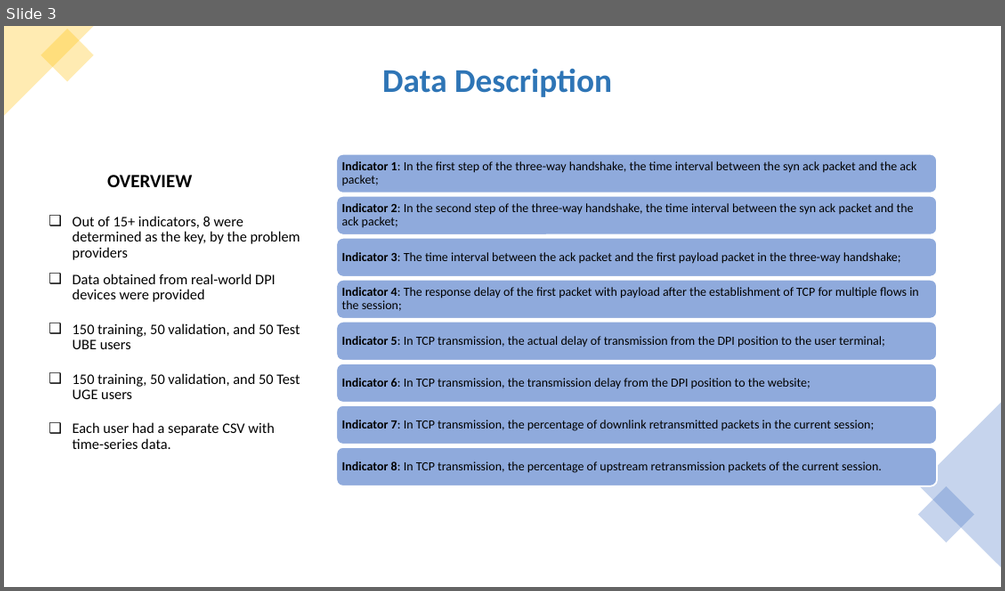
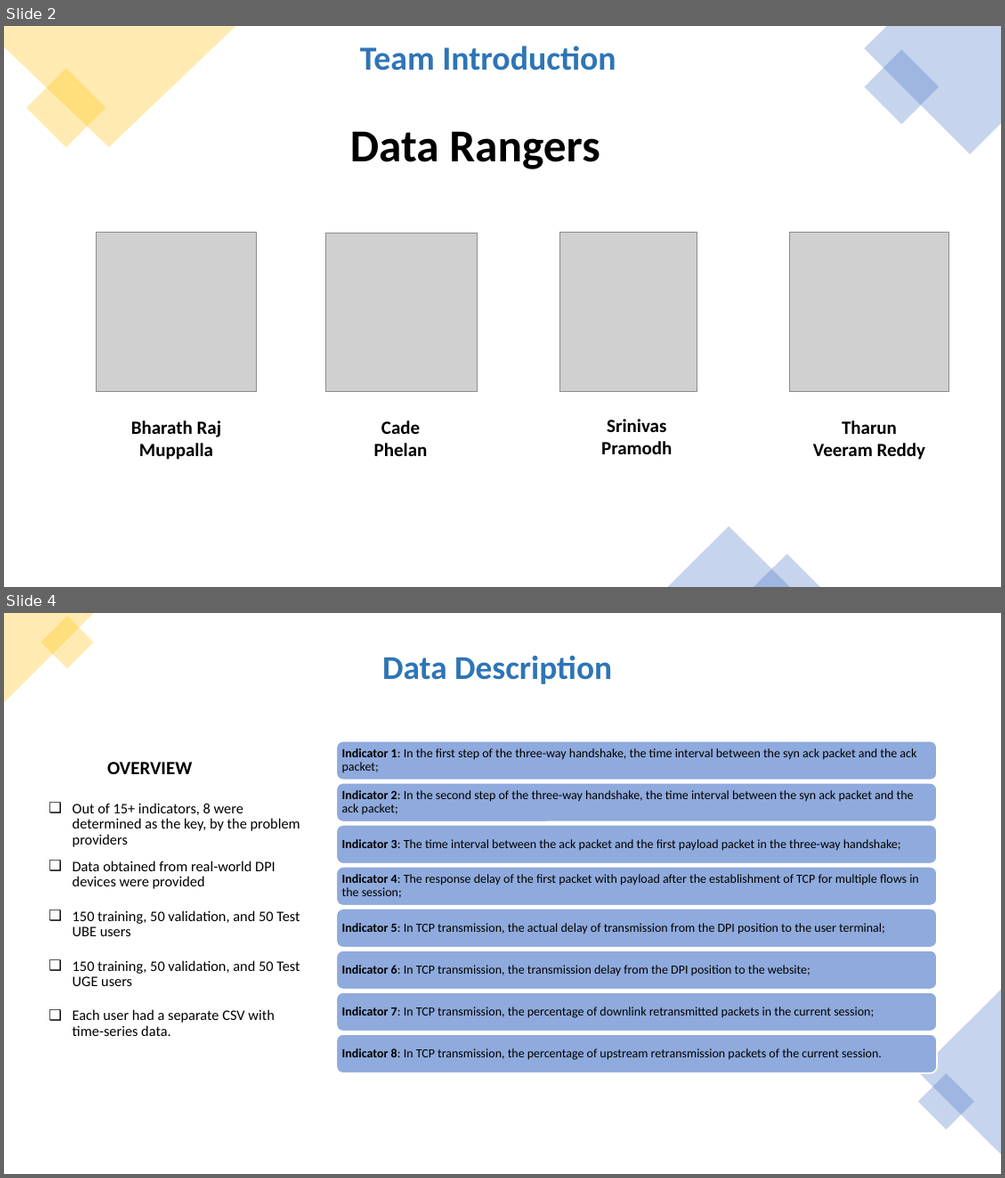
Before and after one commit to ITU-AI-ML-in-5G-Challenge/Team-DataRangers-home-network-users-experience-classification, a slide deck: 5gChallenge_DataRangers.pptx. Shown one above the other, each under a label of ours: slide 3 before the commit, slides 2 and 4 after it; the slides between them are not shown. The pictures are 1005x591 and 1005x1178 pixels, drawn with LibreOffice and Linux fonts; fonts in the diff are those of the drawing; grey boxes stand for pictures. Boxes give left, top, right and bottom in pixels: in the first picture for what was removed or moved away, otherwise in the second. Text is boxed around its words. In the diff, an @@ line names an element or a change of style, - is before the commit and + after.

```diff
--- a/5gChallenge_DataRangers.pptx
+++ b/5gChallenge_DataRangers.pptx
@@ slide 2 added at (x1=4, y1=26, x2=1001, y2=587), background #FFFFFF @@
@@ freeform shape added at (x1=4, y1=26, x2=235, y2=147), fill #FFC000 at 30% opacity @@
@@ title added at (x1=360, y1=46, x2=615, y2=70), 32.4 pt, text #2E75B6, bold @@
+Team Introduction
@@ freeform shape added at (x1=864, y1=26, x2=1001, y2=154), fill #4472C4 at 30% opacity @@
@@ rectangle added at (x1=864, y1=49, x2=939, y2=125), fill #4472C4 at 30% opacity @@
@@ rectangle added at (x1=26, y1=68, x2=105, y2=148), fill #FFC000 at 30% opacity @@
@@ text added at (x1=350, y1=131, x2=599, y2=169), 44 pt, text #000000, bold @@
+Data Rangers
@@ picture added at (x1=96, y1=232, x2=257, y2=391) @@
@@ picture added at (x1=325, y1=232, x2=477, y2=391) @@
@@ picture added at (x1=559, y1=232, x2=696, y2=391) @@
@@ picture added at (x1=790, y1=232, x2=949, y2=391) @@
@@ text added at (x1=131, y1=420, x2=222, y2=459), 18 pt, text #000000, bold @@
+Bharath Raj
+Muppalla
@@ text added at (x1=374, y1=420, x2=428, y2=456), 18 pt, text #000000, bold @@
+Cade
+Phelan
@@ text added at (x1=601, y1=418, x2=672, y2=454), 18 pt, text #000000, bold @@
+Srinivas
+Pramodh
@@ text added at (x1=813, y1=420, x2=925, y2=459), 18 pt, text #000000, bold @@
+Tharun
+Veeram Reddy
@@ triangle added at (x1=668, y1=526, x2=790, y2=587), fill #4472C4 at 30% opacity @@
@@ triangle added at (x1=754, y1=554, x2=821, y2=587), fill #4472C4 at 30% opacity @@
@@ what was slide 3 is now slide 4 @@
```
Also in this commit, not shown: 2 slides changed.
